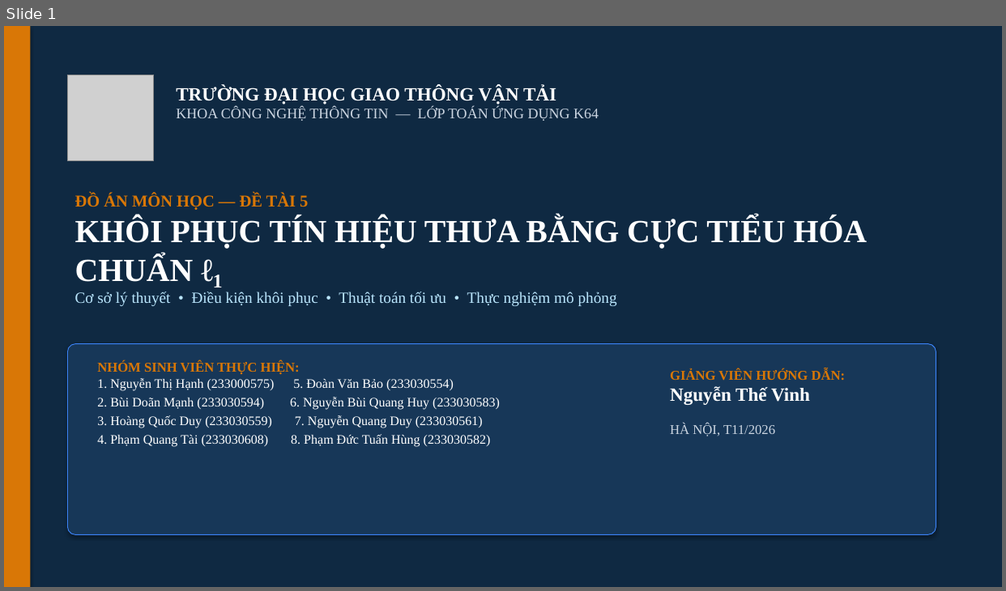
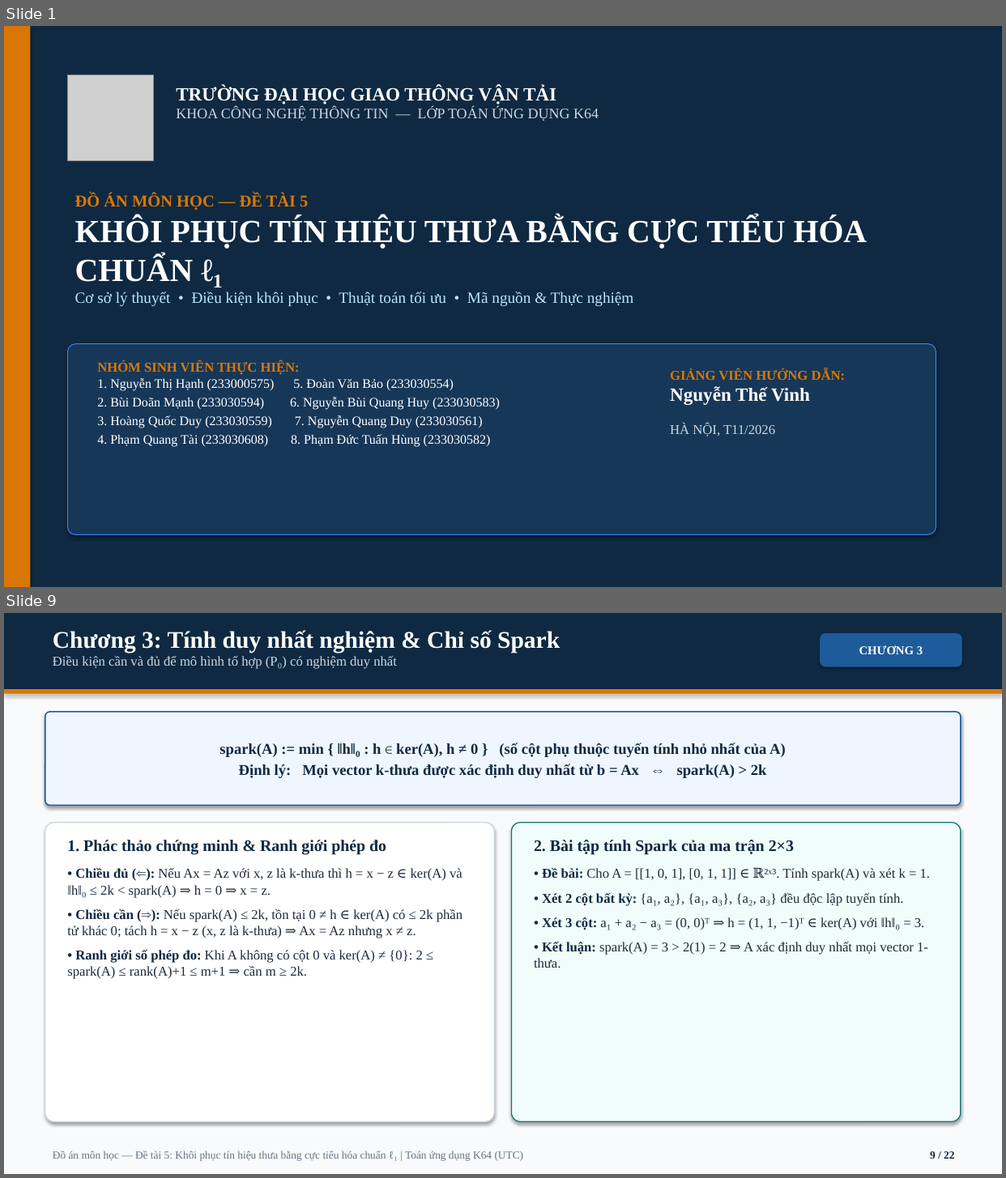
Before and after one commit to Daisme12/Do_an_mon, a slide deck: Thuyet_trinh_De_tai_5.pptx. Shown one above the other, each under a label of ours: slide 1 before the commit, slides 1 and 9 after it; the slides between them are not shown. The pictures are 1006x591 and 1006x1178 pixels, drawn with LibreOffice and Linux fonts; fonts in the diff are those of the drawing; grey boxes stand for pictures. Boxes give left, top, right and bottom in pixels: in the first picture for what was removed or moved away, otherwise in the second. Text is boxed around its words. In the diff, an @@ line names an element or a change of style, - is before the commit and + after.

Commit message:
Mở rộng slide thuyết trình lên 22 trang: đầy đủ công thức toán, code Python và toàn bộ kết quả thực nghiệm

```diff
--- a/Thuyet_trinh_De_tai_5.pptx
+++ b/Thuyet_trinh_De_tai_5.pptx
@@ slide 9 added at box(4, 613, 1002, 1174), background #F8FAFC @@
@@ rectangle added at box(4, 613, 1002, 689), fill #0F2942 @@
@@ text added at box(53, 630, 560, 669), 13 pt, text #CBD5E1 @@
+Chương 3: Tính duy nhất nghiệm & Chỉ số Spark
+Điều kiện cần và đủ để mô hình tổ hợp (P₀) có nghiệm duy nhất
@@ rounded rectangle added at box(820, 633, 962, 667), fill #1D5B9B, 11.5 pt, text #FFFFFF, bold @@
+CHƯƠNG 3
@@ rectangle added at box(4, 689, 1002, 694), fill #D97706 @@
@@ rounded rectangle added at box(45, 712, 961, 806), fill #EFF6FF, outline #1D5B9B 1.2 pt, 14.5 pt, text #0F2942, bold @@
+spark(A) := min { ‖h‖₀ : h ∈ ker(A), h ≠ 0 } (số cột phụ thuộc tuyến tính nhỏ nhất của A)
+Định lý: Mọi vector k-thưa được xác định duy nhất từ b = Ax ⇔ spark(A) > 2k
@@ rounded rectangle added at box(45, 823, 494, 1122), fill #FFFFFF, outline #CBD5E1 1 pt @@
@@ rounded rectangle added at box(512, 823, 961, 1122), fill #F0FDFA, outline #0D7A6F 1 pt @@
@@ text added at box(67, 840, 386, 854), 15.5 pt, text #0F2942, bold @@
+1. Phác thảo chứng minh & Ranh giới phép đo
@@ text added at box(534, 840, 794, 854), 15.5 pt, text #0F2942, bold @@
+2. Bài tập tính Spark của ma trận 2×3
@@ text added at box(67, 868, 462, 979), 13 pt, text #1E293B @@
+• Chiều đủ (⇐): Nếu Ax = Az với x, z là k-thưa thì h = x − z ∈ ker(A) và ‖h‖₀ ≤ 2k < spark(A) ⇒ h = 0 ⇒ x = z.
+• Chiều cần (⇒): Nếu spark(A) ≤ 2k, tồn tại 0 ≠ h ∈ ker(A) có ≤ 2k phần tử khác 0; tách h = x − z (x, z là k-thưa) ⇒ Ax = Az nhưng x ≠ z.
+• Ranh giới số phép đo: Khi A không có cột 0 và ker(A) ≠ {0}: 2 ≤ spark(A) ≤ rank(A)+1 ≤ m+1 ⇒ cần m ≥ 2k.
@@ text added at box(534, 868, 931, 968), 13 pt, text #1E293B @@
+• Đề bài: Cho A = [[1, 0, 1], [0, 1, 1]] ∈ ℝ²ˣ³. Tính spark(A) và xét k = 1.
+• Xét 2 cột bất kỳ: {a₁, a₂}, {a₁, a₃}, {a₂, a₃} đều độc lập tuyến tính.
+• Xét 3 cột: a₁ + a₂ − a₃ = (0, 0)ᵀ ⇒ h = (1, 1, −1)ᵀ ∈ ker(A) với ‖h‖₀ = 3.
+• Kết luận: spark(A) = 3 > 2(1) = 2 ⇒ A xác định duy nhất mọi vector 1-thưa.
@@ text added at box(53, 1151, 524, 1161), 10.5 pt, text #64748B @@
+Đồ án môn học — Đề tài 5: Khôi phục tín hiệu thưa bằng cực tiểu hóa chuẩn ℓ₁ | Toán ứng dụng K64 (UTC)
@@ text added at box(930, 1152, 954, 1159), 10.5 pt, text #0F2942, bold @@
+9 / 22
@@ slide 1 changed as well @@
@@ text at box(75, 292, 634, 306): text changed @@
-Cơ sở lý thuyết • Điều kiện khôi phục • Thuật toán tối ưu • Thực nghiệm mô phỏng
+Cơ sở lý thuyết • Điều kiện khôi phục • Thuật toán tối ưu • Mã nguồn & Thực nghiệm
```
Also in this commit, not shown: 6 other slides changed, 14 other slides added, 5 slides removed.
